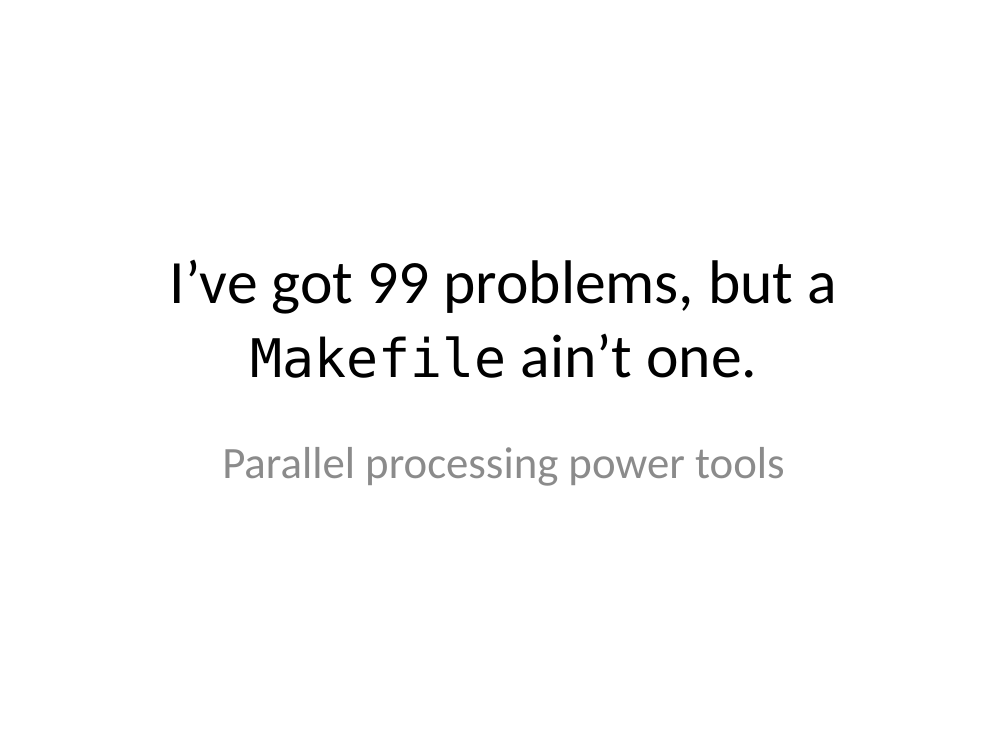
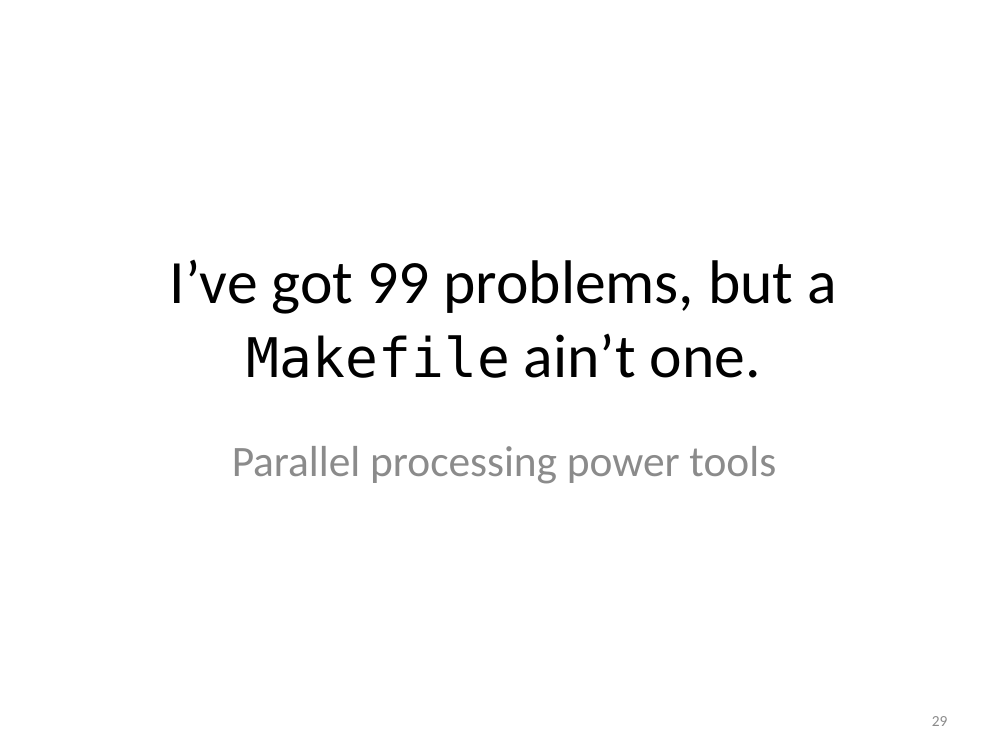
Before and after one commit to tsibley/Workflows-and-Parallel-Processing, a slide deck: slide 29 of CBG-2014-05-21.pptx. Drawn at 1008x756 pixels with LibreOffice and Linux fonts; fonts in the diff are those of the drawing. Boxes give left, top, right and bottom in pixels: in the first picture for what was removed or moved away, otherwise in the second. Text is boxed around its words. In the diff, an @@ line names an element or a change of style, - is before the commit and + after.

Commit message:
Fix mis-formatting I introduced in the last change
The font size didn't stay the same between slides on the last parallel
example, causing a jarring shift.

```diff
--- a/CBG-2014-05-21.pptx
+++ b/CBG-2014-05-21.pptx
@@ title "I’ve got 99 problems, but ..." at (x1=170, y1=260, x2=837, y2=378): size 38 to 39 pt in "Makefile" @@
@@ subtitle "Parallel processing power tools" at (x1=232, y1=446, x2=776, y2=484): size 32 to 31 pt @@
@@ page number added at (x1=932, y1=716, x2=948, y2=726), 11 pt, text #8C8C8C @@
+29
```
Also in this commit, not shown: 43 other slides changed, 1 slide added, 1 slide removed.
